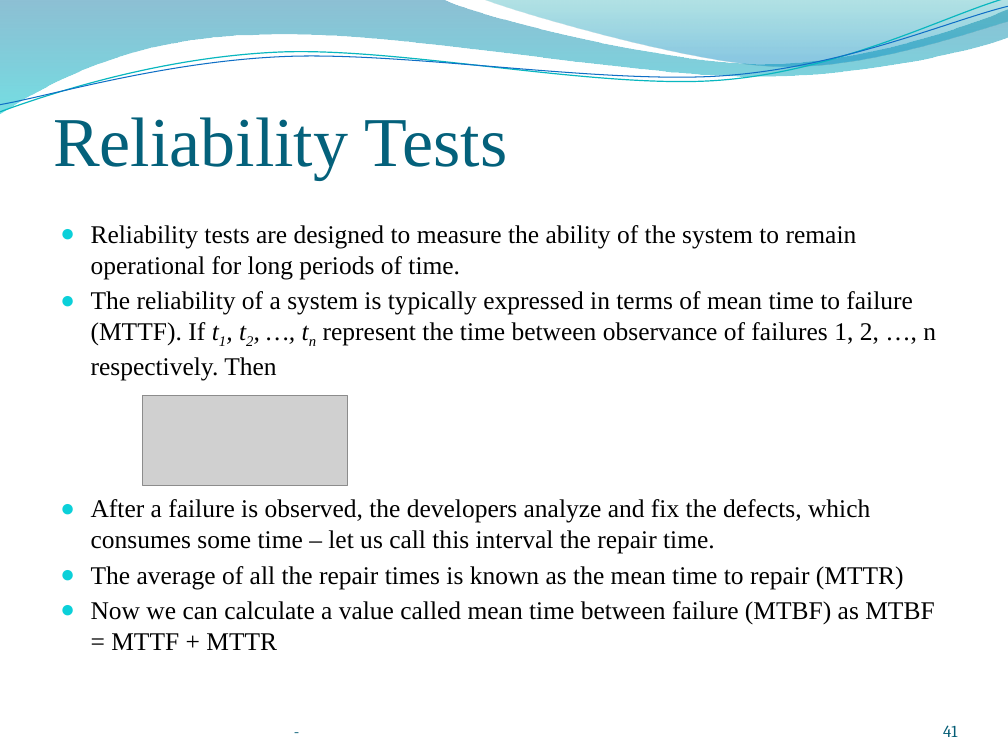
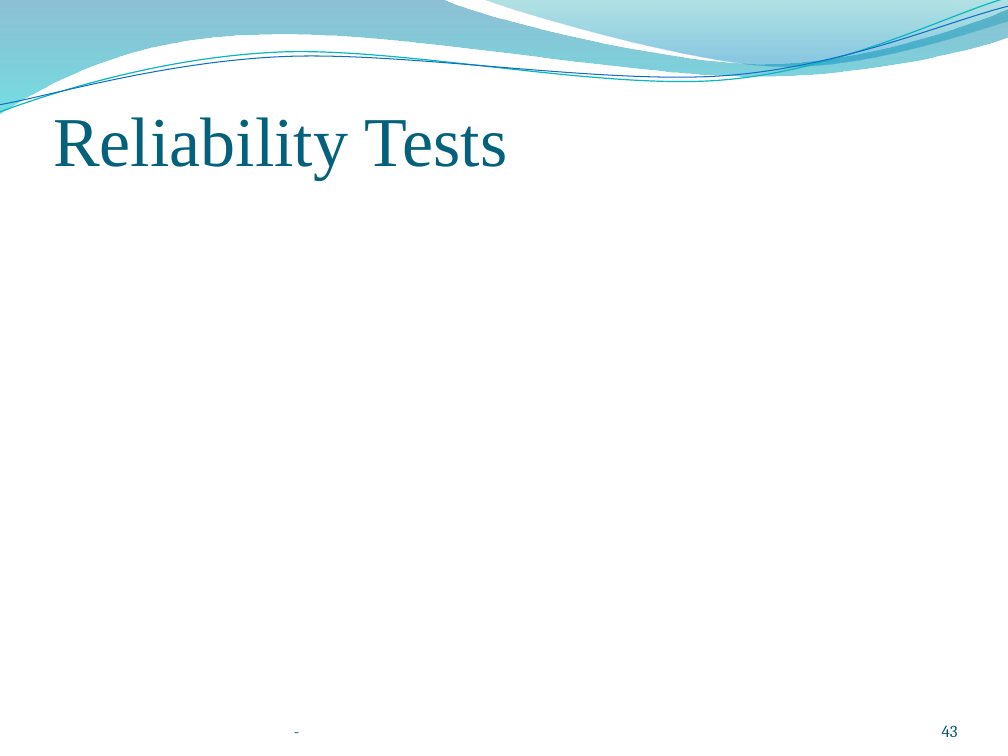
Before and after one commit to kthanasi-git/SW_Engineering, a slide deck: slide 43 of SOFTWARE ENGINEERING/SLIDES/16-Exploraroty Testing and System Testing.pptx (slide 41 before the commit). Drawn at 1008x756 pixels with LibreOffice and Linux fonts; fonts in the diff are those of the drawing; grey boxes stand for pictures; background and template pictures are left out. Boxes give left, top, right and bottom in pixels: in the first picture for what was removed or moved away, otherwise in the second. Text is boxed around its words. In the diff, an @@ line names an element or a change of style, - is before the commit and + after.

```diff
--- a/SOFTWARE ENGINEERING/SLIDES/16-Exploraroty Testing and System Testing.pptx
+++ b/SOFTWARE ENGINEERING/SLIDES/16-Exploraroty Testing and System Testing.pptx
@@ text removed at bbox=[91, 225, 936, 650] @@
-● Reliability tests are designed to measure the ability of the system to remain operational for long periods of time.
-● The reliability of a system is typically expressed in terms of mean time to failure (MTTF). If t1, t2, …, tn represent the time between observance of failures 1, 2, …, n respectively. Then
-● After a failure is observed, the developers analyze and fix the defects, which consumes some time – let us call this interval the repair time.
-● The average of all the repair times is known as the mean time to repair (MTTR)
-● Now we can calculate a value called mean time between failure (MTBF) as MTBF = MTTF + MTTR
@@ picture removed at bbox=[143, 396, 348, 486] @@
@@ page number at bbox=[942, 725, 958, 737]: text changed @@
-41
+43
```
Also in this commit, not shown: 8 other slides changed, 3 slides added, 2 slides removed, 11 other files.
